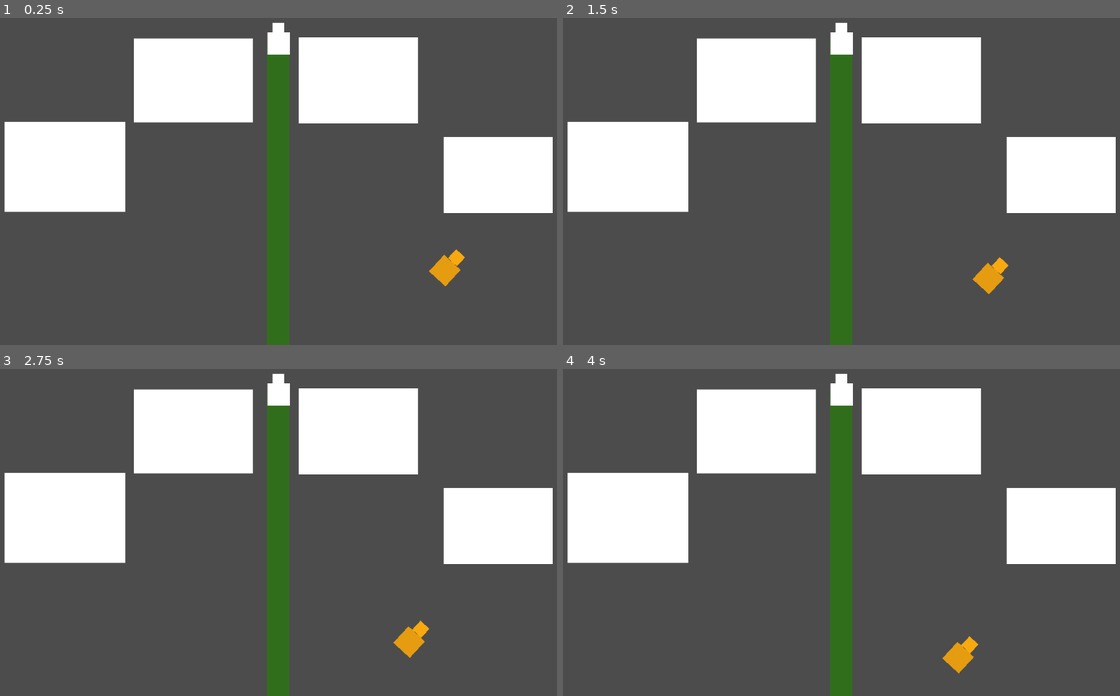
Above: before the commit, frames 1-4 (two rows, left to right).
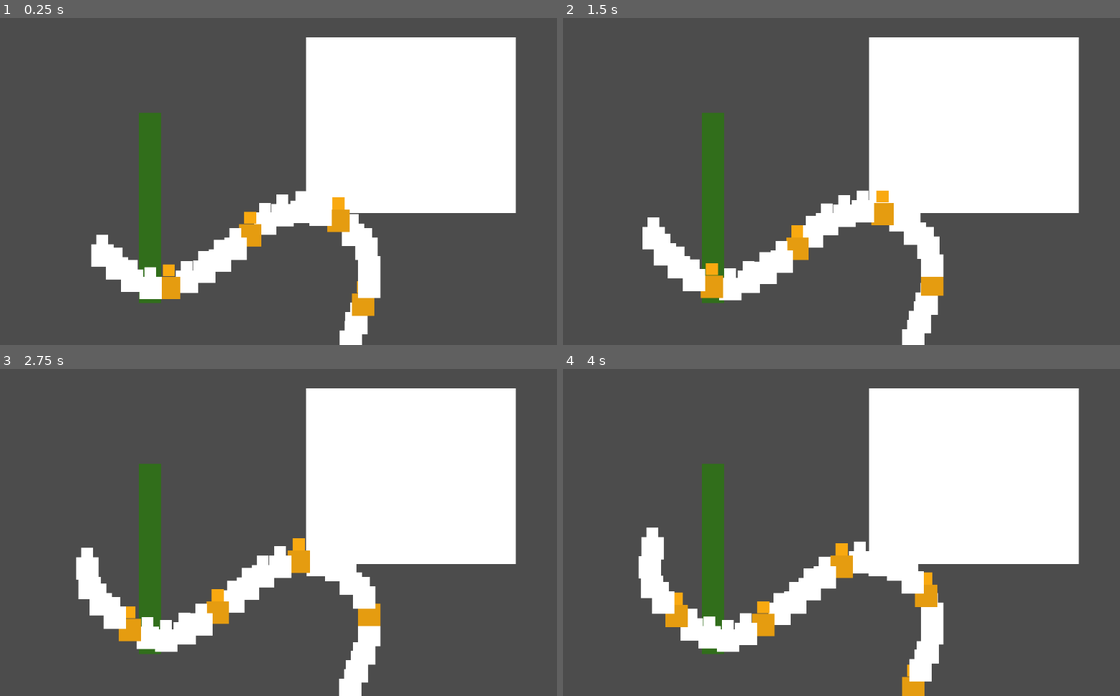
Above: after the commit, the same moments.

Repository: onsetsu/HPIGameJam
Game: Godot game, scene res://Scenes/Mensa.tscn
Same seed, same stepped clock (60 frames per second), same inputs: the game is played once before the commit and once after it.
Inputs:
- Up to frame 1 (0.25 s): no input
- Up to frame 2 (1.5 s): no input
- Up to frame 3 (2.75 s): no input
- Up to frame 4 (4 s): no input

The runs differ from the first frame. In frame 1, 37% of the frame differs, in the area x 0-100%, y 1-100%; in frame 2, 37%; in frame 3, 38%; in frame 4, 37%.

Commit message:
queue2

Diff:
--- a/Scenes/Mensa.tscn
+++ b/Scenes/Mensa.tscn
@@ -6,30 +6,11 @@
 
 [node name="Dishes" type="Node2D" parent="."]
 
-[node name="Dish4" type="ColorRect" parent="Dishes"]
-margin_left = 21.1822
-margin_top = 200.545
-margin_right = 38.1822
-margin_bottom = 228.545
-rect_scale = Vector2( 12.73, 5.76677 )
-
-[node name="Dish3" type="ColorRect" parent="Dishes"]
-margin_left = 252.0
-margin_top = 52.0
-margin_right = 465.0
-margin_bottom = 202.0
-
-[node name="Dish2" type="ColorRect" parent="Dishes"]
-margin_left = 547.0
-margin_top = 50.0
-margin_right = 760.0
-margin_bottom = 204.0
-
 [node name="Dish1" type="ColorRect" parent="Dishes"]
-margin_left = 806.273
-margin_top = 228.273
-margin_right = 1001.27
-margin_bottom = 364.273
+margin_left = 560.39
+margin_top = 50.1494
+margin_right = 935.39
+margin_bottom = 364.149
 
 [node name="Queue" parent="." instance=ExtResource( 1 )]
-position = Vector2( 509.695, 59.8339 )
+position = Vector2( 280.995, 183.77 )
--- a/Scenes/Queue.tscn
+++ b/Scenes/Queue.tscn
@@ -1,11 +1,10 @@
-[gd_scene load_steps=4 format=2]
+[gd_scene load_steps=3 format=2]
 
 [ext_resource path="res://Scripts/Queue.gd" type="Script" id=1]
-[ext_resource path="res://Scenes/Sheep.tscn" type="PackedScene" id=2]
 
 [sub_resource type="Curve2D" id=1]
 _data = {
-"points": PoolVector2Array( 0, 0, 0, 0, 304.5, 403.68, 0, 0, 0, 0, 248.653, 426.591, 0, 0, 0, 0, 198.534, 482.438, 0, 0, 0, 0, 75.3843, 519.67, 0, 0, 0, 0, -109.34, 488.166, 0, 0, 0, 0, -195.259, 428.023, 0, 0, 0, 0, -212.442, 350.697, 0, 0, 0, 0, -165.187, 260.483, 0, 0, 0, 0, -103.612, 160.245, 0, 0, 0, 0, -57.8494, 83.2025, 0, 0, 0, 0, 0.646729, 1.58006 )
+"points": PoolVector2Array( 0, 0, 0, 0, 404.838, 508.135, 0, 0, 0, 0, 371.676, 468.944, 0, 0, 0, 0, 356.603, 404.129, 0, 0, 0, 0, 391.272, 316.703, 0, 0, 0, 0, 391.272, 248.873, 0, 0, 0, 0, 359.617, 215.711, 0, 0, 0, 0, 326.456, 185.564, 0, 0, 0, 0, 257.118, 175.013, 0, 0, 0, 0, 213.405, 191.594, 0, 0, 0, 0, 177.229, 220.233, 0, 0, 0, 0, 139.546, 253.395, 0, 0, 0, 0, 77.7448, 297.108, 0, 0, 0, 0, 17.4512, 319.718, 0, 0, 0, 0, -36.8131, 298.615, 0, 0, 0, 0, -85.048, 256.409, 0, 0, 0, 0, -110.673, 218.726, 0, 0, 0, 0, -115.195, 167.476, 0, 0, 0, 0, -77.5113, 74.0212, 0, 0, 0, 0, 0.646729, 1.58006 )
 }
 
 [node name="Queue" type="Node2D"]
@@ -15,7 +14,7 @@
 margin_left = -20.0
 margin_top = 1.0
 margin_right = 20.0
-margin_bottom = 632.0
+margin_bottom = 341.0
 color = Color( 0.196078, 0.435294, 0.109804, 1 )
 
 [node name="entities" type="Node2D" parent="."]
@@ -23,9 +22,11 @@
 [node name="path" type="Path2D" parent="."]
 curve = SubResource( 1 )
 
-[node name="path-follow" type="PathFollow2D" parent="path"]
-position = Vector2( 23.7065, 29.4886 )
-rotation = 0.744184
-rotate = false
+[node name="PathFollow2D" type="PathFollow2D" parent="path"]
+position = Vector2( 404.838, 508.135 )
+rotation = -2.27306
 
-[node name="Sheep" parent="path/path-follow" instance=ExtResource( 2 )]
+[node name="PathFollow2D2" type="PathFollow2D" parent="path"]
+position = Vector2( 423.862, 181.153 )
+rotation = -2.17293
+offset = 354.4
--- a/Scripts/Queue.gd
+++ b/Scripts/Queue.gd
@@ -5,10 +5,24 @@
 
 var entities = []
 
+var path_length
+
 func _ready():
-    for i in range(0,11):
-        var person = person_scene.instance()
-        $entities.add_child(person)
+    path_length = $path.curve.get_baked_length()
+
+    for i in range(0,25):
+        var entity
+        if i % 5 == 0:
+            entity = sheep_scene.instance()
+        else:
+            entity = person_scene.instance()
+        $path
+        var follow = PathFollow2D.new()
+        follow.rotate = false
+        follow.offset = (path_length - 100 ) * i / 30.0
+        $path.add_child(follow)
+        follow.add_child(entity)
+
 func _process(delta):
-    $"path/path-follow".offset += 30 * delta
-    print($"path/path-follow/Sheep".transform.get_rotation())
+    for follow_path in $path.get_children():
+        follow_path.offset += 30 * delta
